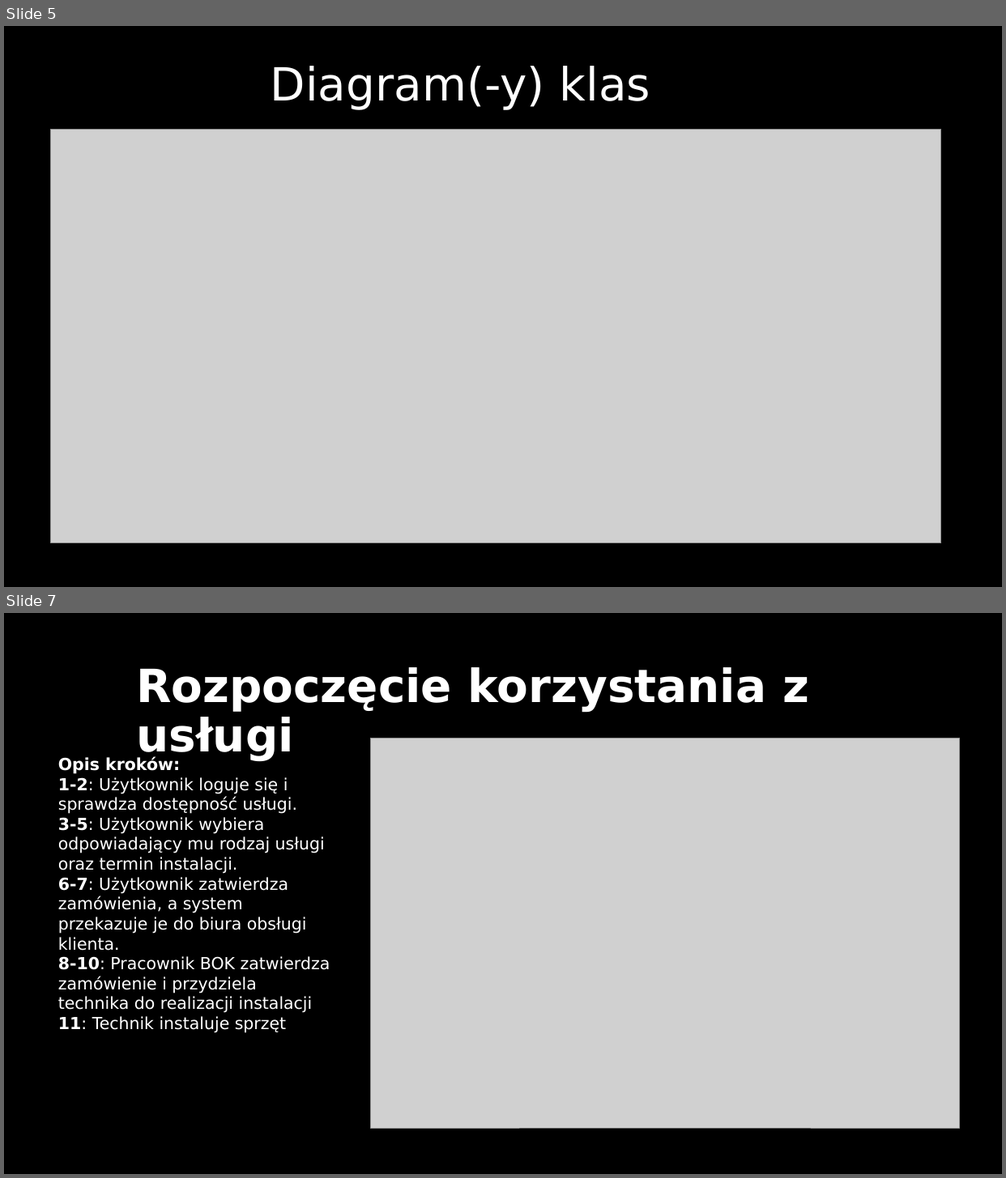
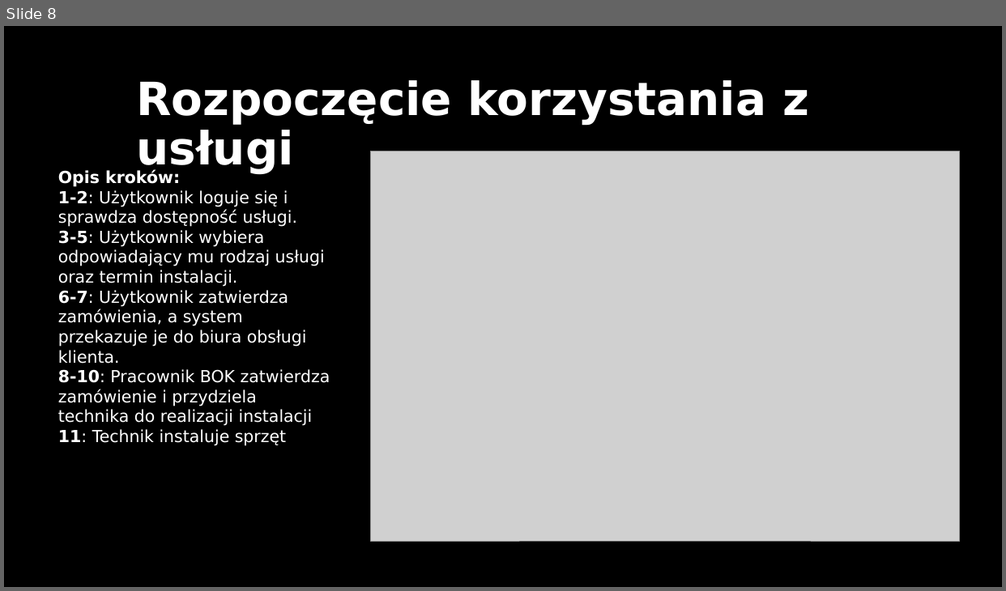
Before and after one commit to jonatanalimowski/io_projekt, a slide deck: IO-Projekt.pptx. Shown one above the other, each under a label of ours: slides 5 and 7 before the commit, slide 8 after it; the slides between them are not shown. The pictures are 1006x1178 and 1006x591 pixels, drawn with LibreOffice and Linux fonts; fonts in the diff are those of the drawing; grey boxes stand for pictures. Boxes give left, top, right and bottom in pixels: in the first picture for what was removed or moved away, otherwise in the second. Text is boxed around its words. In the diff, an @@ line names an element or a change of style, - is before the commit and + after.

```diff
--- a/IO-Projekt.pptx
+++ b/IO-Projekt.pptx
@@ slide 5 removed at bbox=[4, 26, 1002, 587], background #000000 @@
@@ title removed at bbox=[270, 66, 650, 110] @@
-Diagram(-y) klas
@@ picture removed at bbox=[50, 130, 941, 544] @@
@@ what was slide 7 is now slide 8 @@
```
Also in this commit, not shown: 7 slides changed, 3 slides added, 3 other slides removed, 1 other file.
